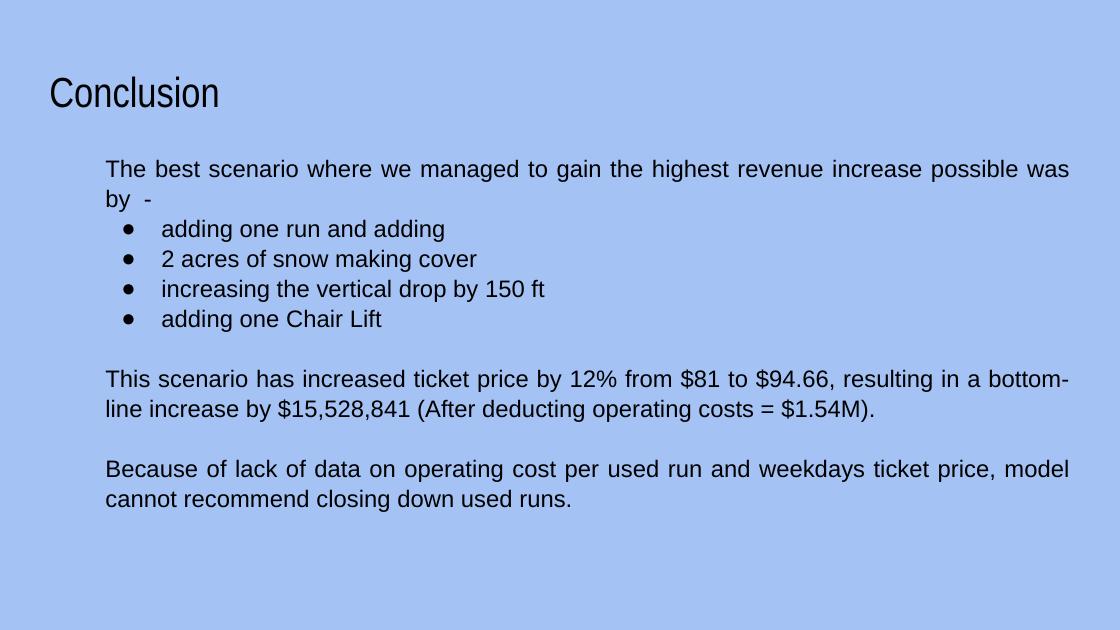
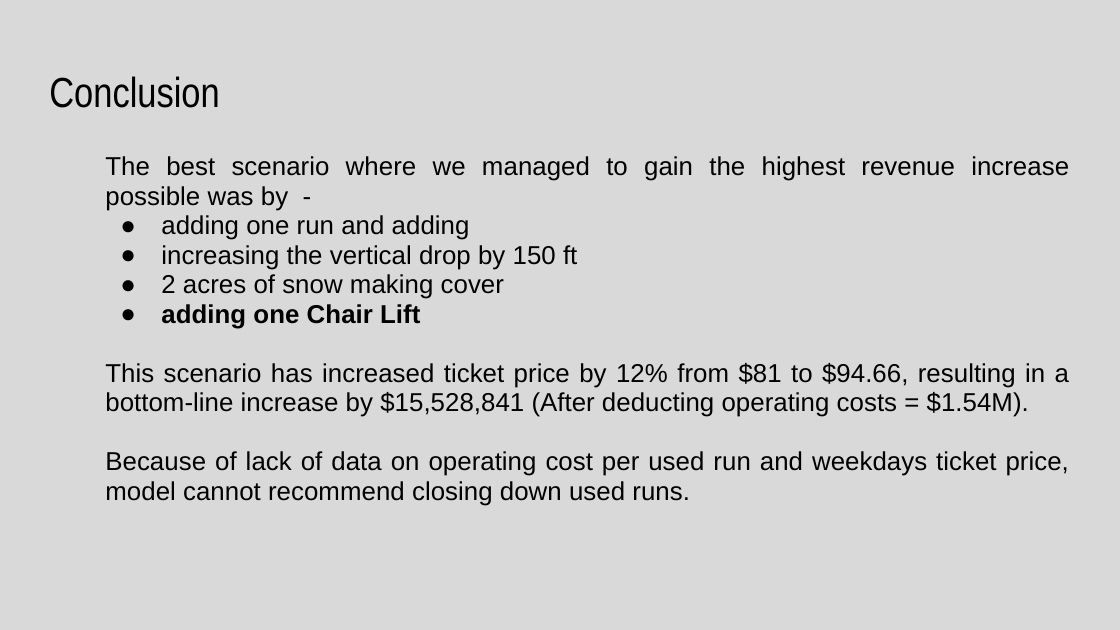
Before and after one commit to shaisid01/Data-Science, a slide deck: slide 8 of CapstoneProjects/Big Mountain Ski Resort/Docs/Project Slides.pptx (slide 10 before the commit). Drawn at 1120x630 pixels with LibreOffice and Linux fonts; fonts in the diff are those of the drawing. Boxes give left, top, right and bottom in pixels: in the first picture for what was removed or moved away, otherwise in the second. Text is boxed around its words. In the diff, an @@ line names an element or a change of style, - is before the commit and + after.

```diff
--- a/CapstoneProjects/Big Mountain Ski Resort/Docs/Project Slides.pptx
+++ b/CapstoneProjects/Big Mountain Ski Resort/Docs/Project Slides.pptx
@@ background #A4C2F4 to #D9D9D9 @@
@@ text at [105,156,1069,506]: size 15.3 to 16.6 pt; bold on in "adding one Chair Lift"; line spacing 1.05 to 0.95; indent changed @@
@@ text at [161,245,577,270]: paragraph added @@
+● increasing the vertical drop by 150 ft
@@ text at [161,279,544,302]: paragraph removed @@
-● increasing the vertical drop by 150 ft
```
Also in this commit, not shown: 7 other slides changed, 2 slides removed, 1 other file.
